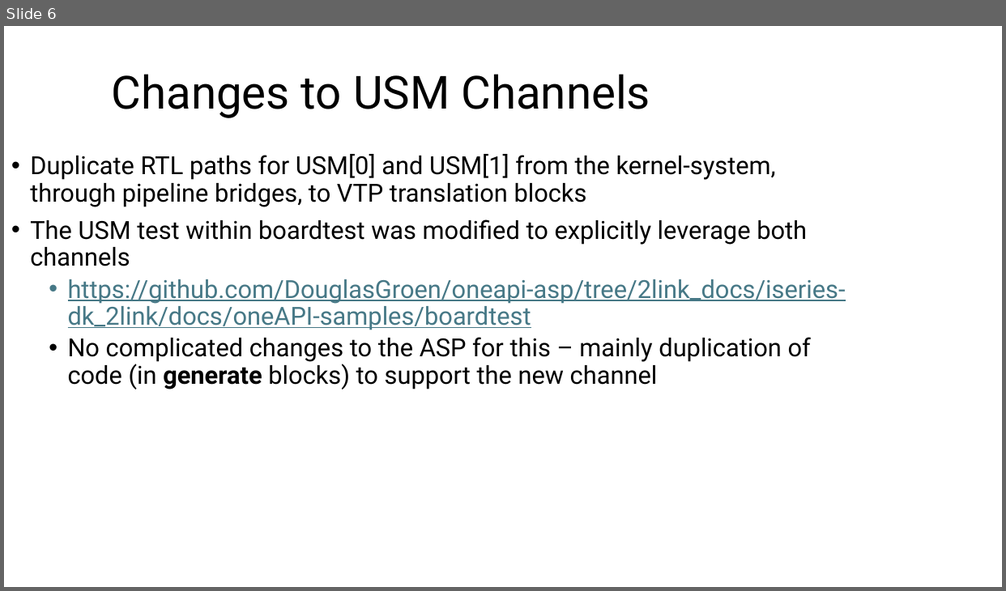
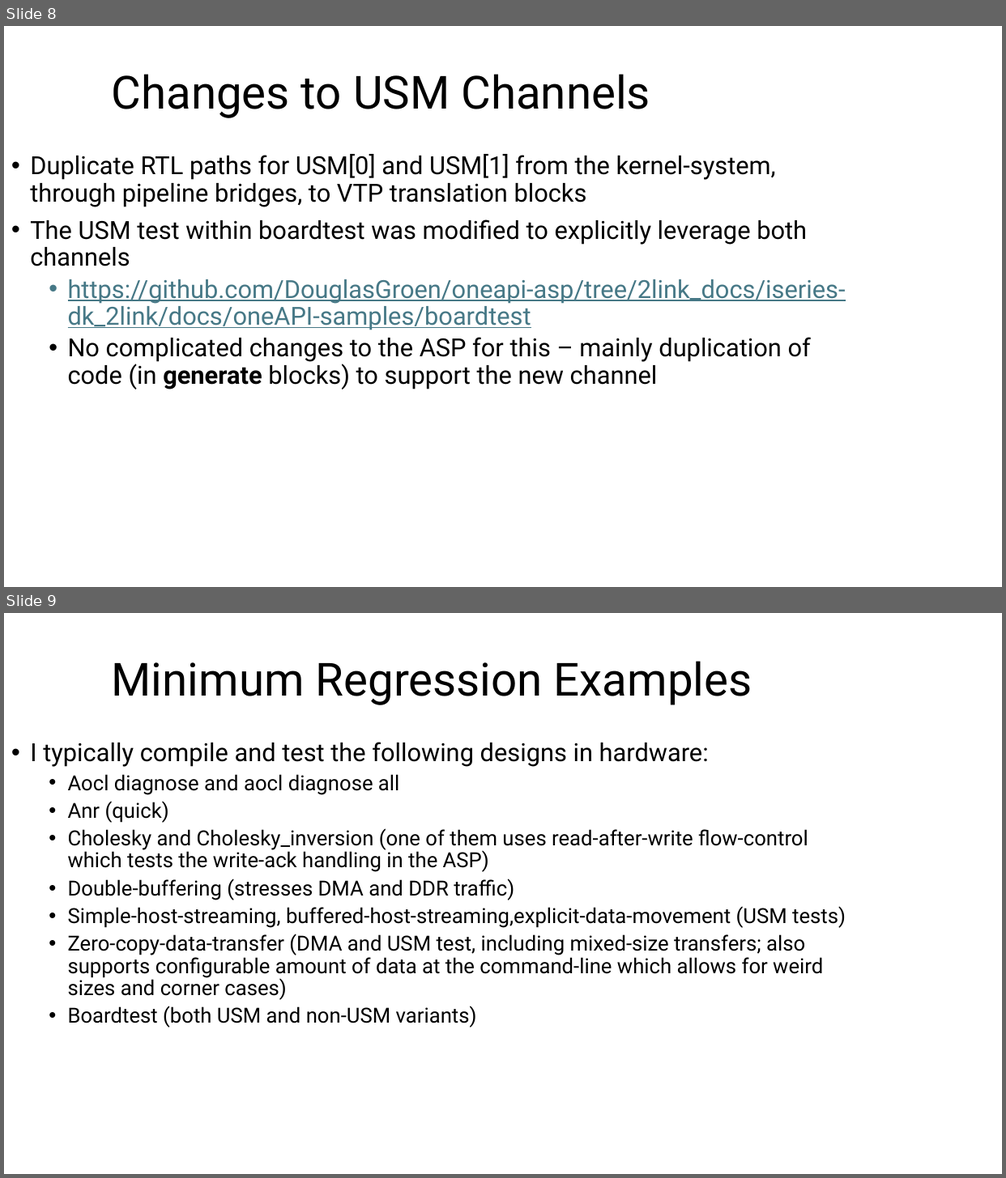
Before and after one commit to DouglasGroen/oneapi-asp, a slide deck: iseries-dk_2link/docs/ofs-asp-multilink-info.pptx. Shown one above the other, each under a label of ours: slide 6 before the commit, slides 8 and 9 after it. The pictures are 1006x591 and 1006x1178 pixels, drawn with LibreOffice and Linux fonts; fonts in the diff are those of the drawing. Boxes give left, top, right and bottom in pixels: in the first picture for what was removed or moved away, otherwise in the second. Text is boxed around its words. In the diff, an @@ line names an element or a change of style, - is before the commit and + after.

```diff
--- a/iseries-dk_2link/docs/ofs-asp-multilink-info.pptx
+++ b/iseries-dk_2link/docs/ofs-asp-multilink-info.pptx
@@ slide 9 added at box(4, 613, 1002, 1174), background #FFFFFF @@
@@ title added at box(112, 661, 752, 705), 44 pt, text #000000 @@
+Minimum Regression Examples
@@ text added at box(30, 742, 846, 1028), 20 pt, text #000000 @@
+• I typically compile and test the following designs in hardware:
+  • Aocl diagnose and aocl diagnose all
+  • Anr (quick)
+  • Cholesky and Cholesky_inversion (one of them uses read-after-write flow-control which tests the write-ack handling in the ASP)
+  • Double-buffering (stresses DMA and DDR traffic)
+  • Simple-host-streaming, buffered-host-streaming,explicit-data-movement (USM tests)
+  • Zero-copy-data-transfer (DMA and USM test, including mixed-size transfers; also supports configurable amount of data at the command-line which allows for weird sizes and corner cases)
+  • Boardtest (both USM and non-USM variants)
@@ what was slide 6 is now slide 8 @@
```
Also in this commit, not shown: 1 slide changed, 6 other slides added.
